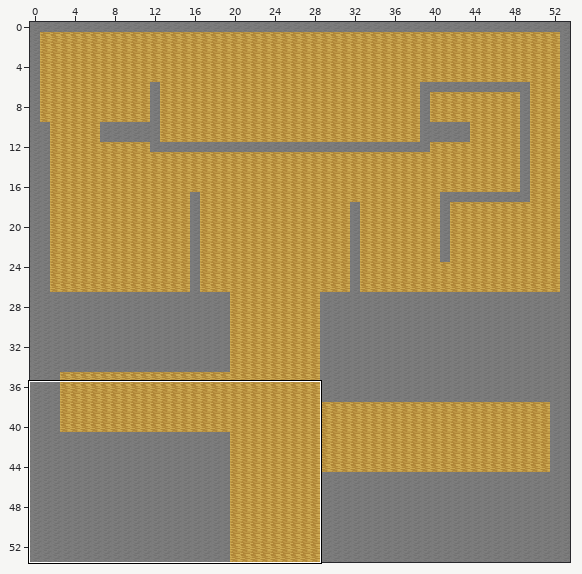
Tiled map: assets/maps/castle.tmx. The first picture is a wide view before the edit; the outline marks the close-up.
Close-up. Before the edit:
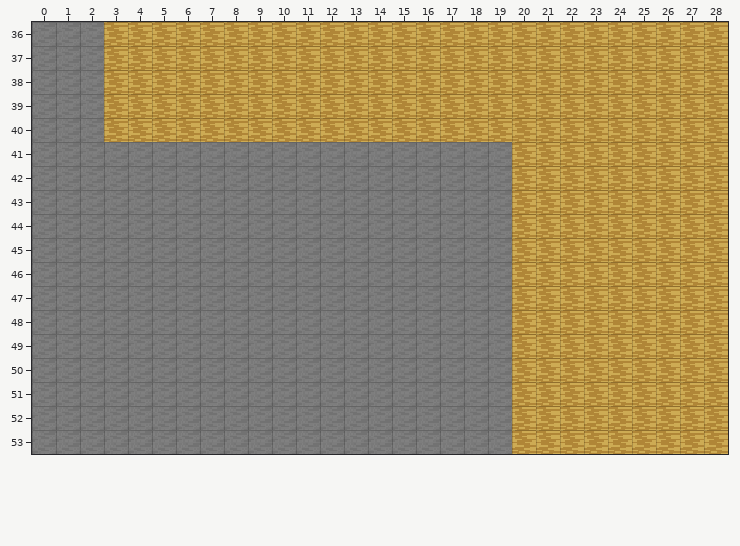
Cells are 16x16 px. Shown: x 0..28, y 36..53. The commit also changed other parts of the map, which this record leaves out.
After:
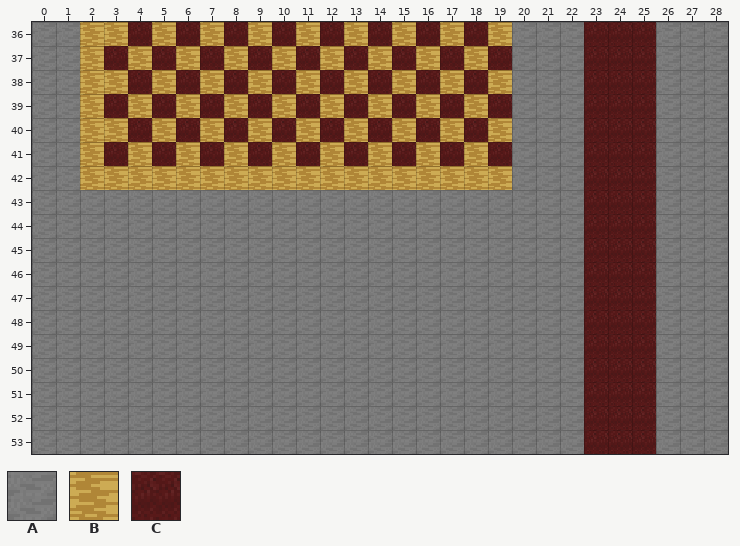
Key: from "edit_tileset": A 1, B 4, C 6.
_ is an empty cell, # one hidden under a higher layer.
Tiles replaced or removed in this view: A, B.
What changed:
Changed rows in their new state; . is an unchanged cell.
Layer "layer_0":
first column x 3:
36 .C.C.C.C.C.C.C.C.AAACCCAAA
37 C.C.C.C.C.C.C.C.CAAACCCAAA
38 .C.C.C.C.C.C.C.C.AAACCCAAA
39 C.C.C.C.C.C.C.C.CAAACCCAAA
40 .C.C.C.C.C.C.C.C.AAACCCAAA
41 C.C.C.C.C.C.C.C.CAAACCCAAA
42 .................AAACCCAAA
43 .................AAACCCAAA
44 .................AAACCCAAA
45 .................AAACCCAAA
46 .................AAACCCAAA
47 .................AAACCCAAA
48 .................AAACCCAAA
49 .................AAACCCAAA
50 .................AAACCCAAA
51 .................AAACCCAAA
52 .................AAACCCAAA
53 .................AAACCCAAA
Layer "layer_1":
first column x 2:
36 #.................
37 #.................
38 #.................
39 #.................
40 #.................
41 #_________________
42 ##################
Layer "layer_2":
first column x 2:
36 B.................
37 B.................
38 B.................
39 B.................
40 B.................
41 B.................
42 BBBBBBBBBBBBBBBBBB
Pixel boxes of the changes (left, top, right, bottom) in both close-ups:
changed: (80, 22, 728, 454)
